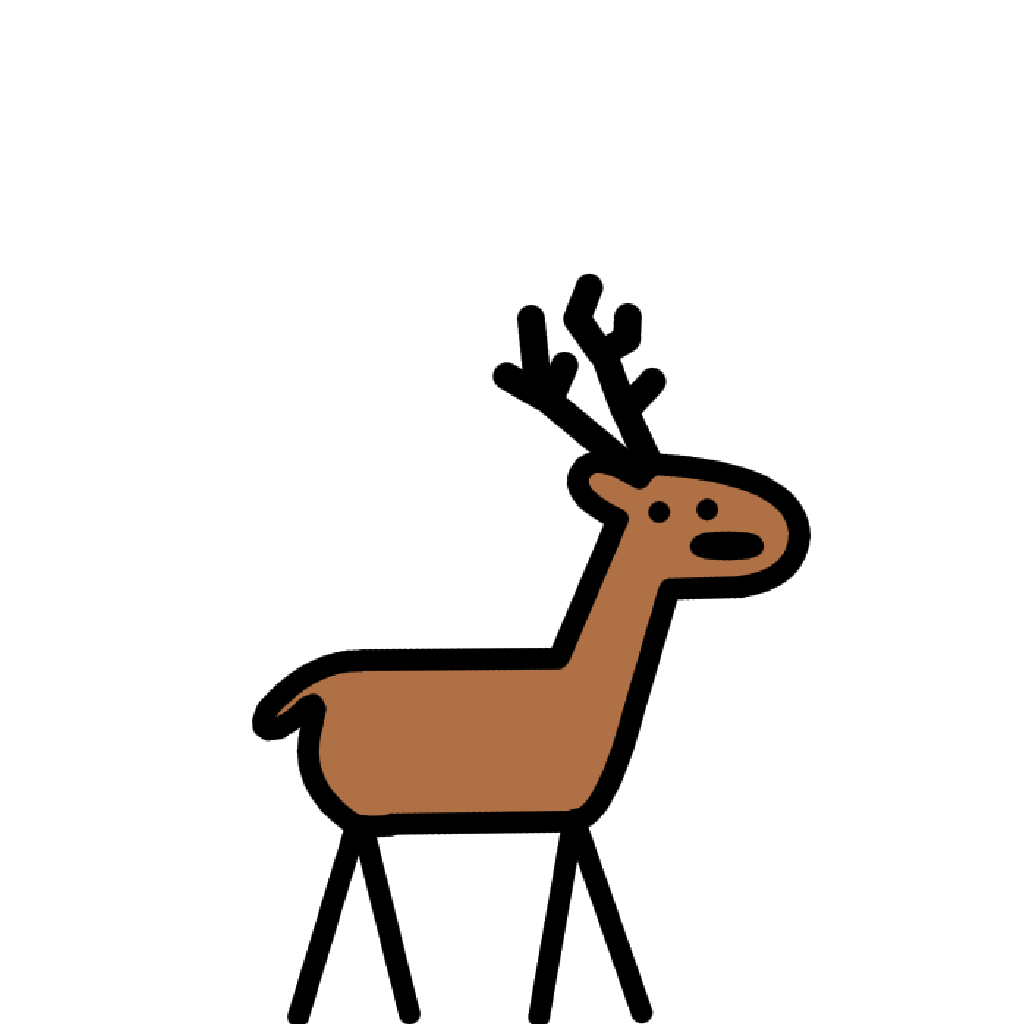
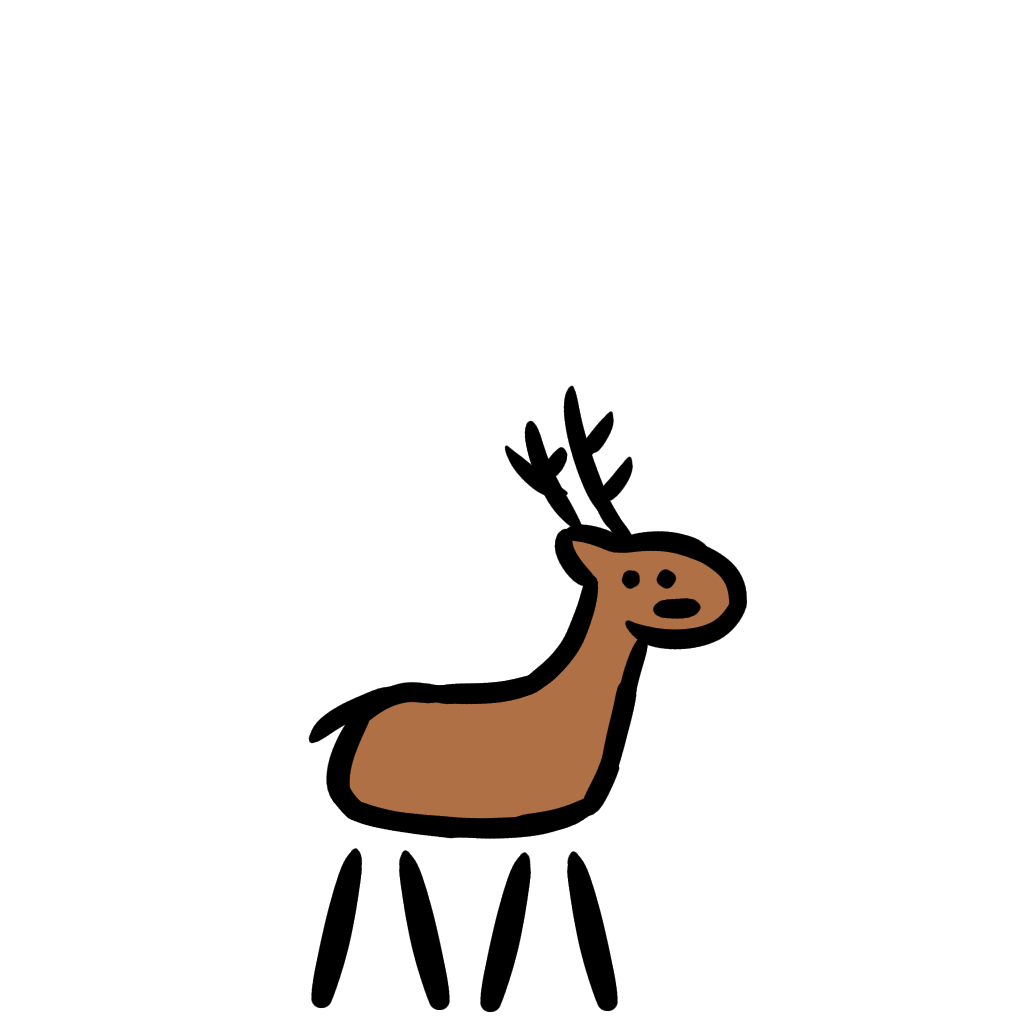
Before/after of a 1024x1024 layered artwork. What changed in the layer stack:
added layer "Front Left Leg" above "Front Right Leg" over [384, 801, 576, 1024]
added layer "Front Right Leg" above "Back Right Leg" over [512, 832, 640, 1024]
added layer "Back Right Leg" above "Back Left Leg" over [384, 808, 512, 1024]
added layer "Back Left Leg" above "Outline" over [287, 768, 448, 1024]
added layer "Outline" (1st of 2) above "Color" over [256, 320, 768, 896]
added layer "Color" (1st of 2) above "sketch" over [320, 448, 768, 896]
hid "Outline" (2nd of 2), painted on it over [252, 273, 811, 1024]
hid "Color" (2nd of 2), painted on it over [252, 273, 811, 896]
